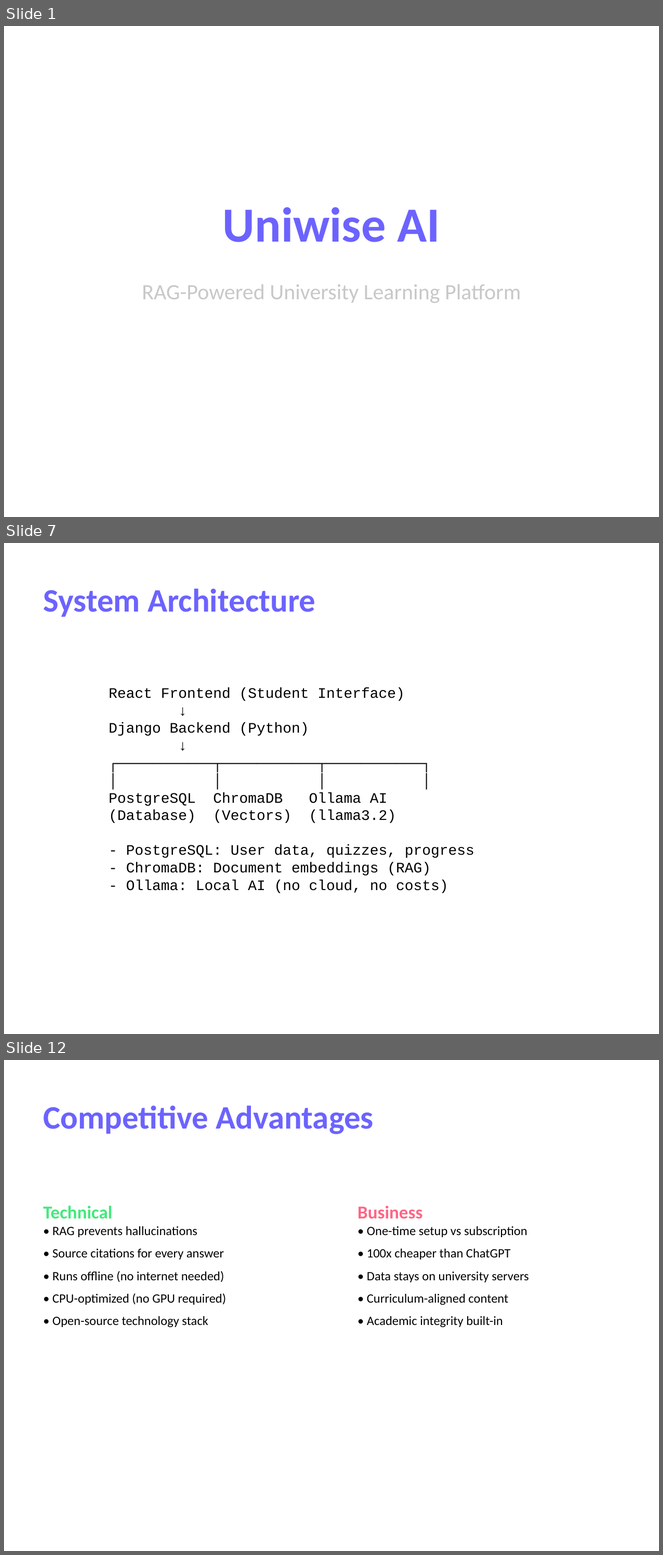
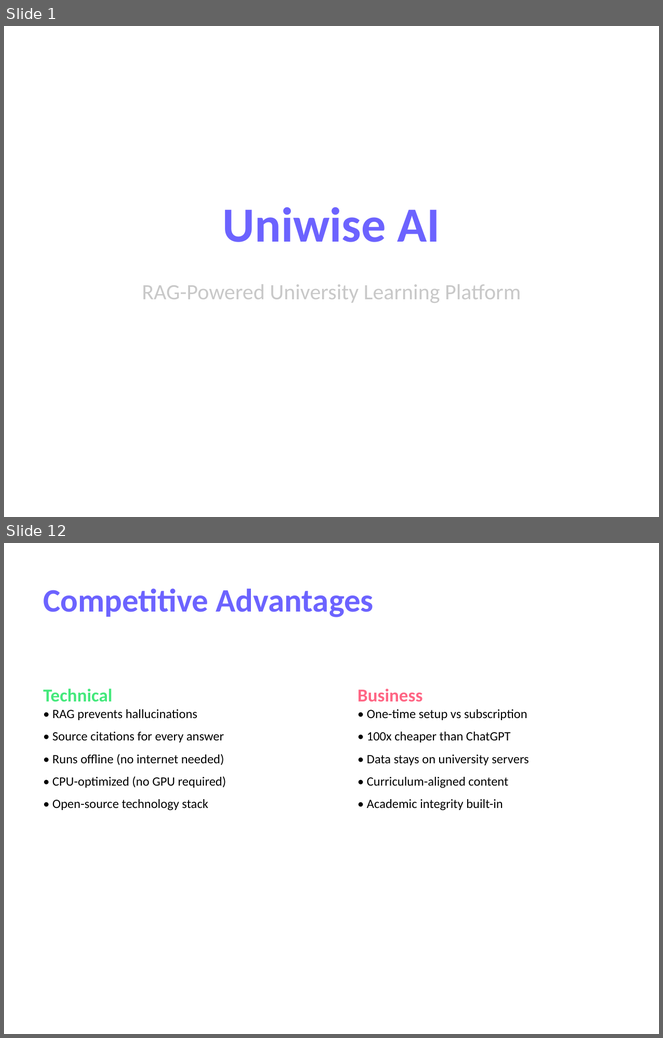
Before and after one commit to Garima040106/uniwise-ai, a slide deck: Uniwise_AI_Presentation.pptx. Shown one above the other, each under a label of ours: slides 1, 7 and 12 before the commit, slides 1 and 12 after it; the slides between them are not shown. The pictures are 663x1555 and 663x1038 pixels, drawn with LibreOffice and Linux fonts; fonts in the diff are those of the drawing. Boxes give left, top, right and bottom in pixels: in the first picture for what was removed or moved away, otherwise in the second. Text is boxed around its words. In the diff, an @@ line names an element or a change of style, - is before the commit and + after.

```diff
--- a/Uniwise_AI_Presentation.pptx
+++ b/Uniwise_AI_Presentation.pptx
@@ slide 7 removed at <box>4,543,659,1034</box>, background #FFFFFF @@
@@ text removed at <box>43,589,315,617</box> @@
-System Architecture
@@ text removed at <box>109,688,475,893</box> @@
-React Frontend (Student Interface)
-↓
-Django Backend (Python)
-↓
-┌───────────┬───────────┬───────────┐
-│ │ │ │
-PostgreSQL ChromaDB Ollama AI
-(Database) (Vectors) (llama3.2)
-- PostgreSQL: User data, quizzes, progress
-- ChromaDB: Document embeddings (RAG)
-- Ollama: Local AI (no cloud, no costs)
```
Also in this commit, not shown: 7 slides changed, 3 slides added, 2 other slides removed, 1 other file.
